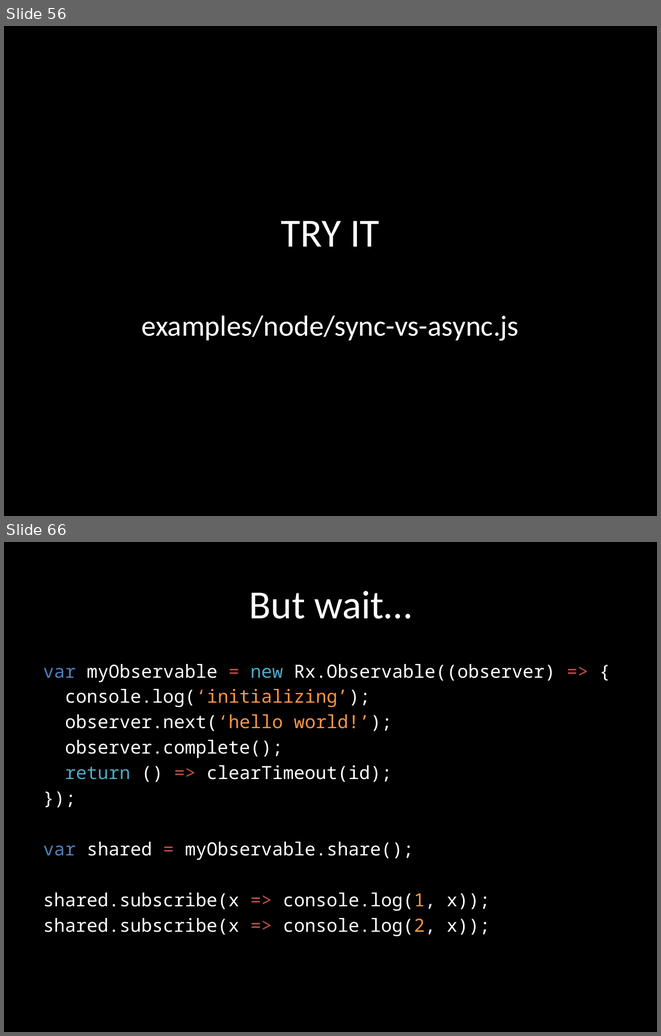
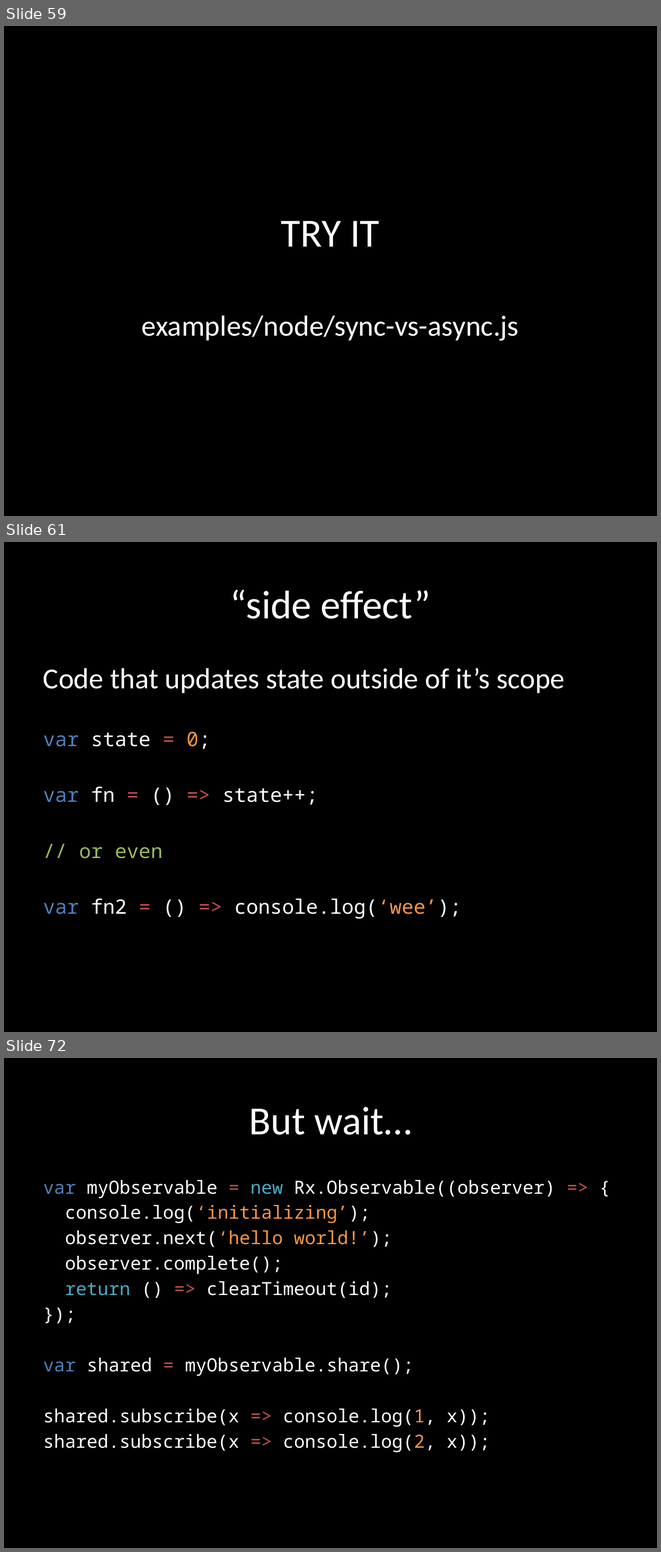
Before and after one commit to benlesh/rxjs-workshop-angular, a slide deck: rxjs-workshop.pptx. Shown one above the other, each under a label of ours: slides 56 and 66 before the commit, slides 59, 61 and 72 after it; the slides between them are not shown. The pictures are 661x1036 and 661x1552 pixels, drawn with LibreOffice and Linux fonts; fonts in the diff are those of the drawing. Boxes give left, top, right and bottom in pixels: in the first picture for what was removed or moved away, otherwise in the second. Text is boxed around its words. In the diff, an @@ line names an element or a change of style, - is before the commit and + after.

```diff
--- a/rxjs-workshop.pptx
+++ b/rxjs-workshop.pptx
@@ slide 61 added at (4, 542, 657, 1032), background #000000 @@
@@ title added at (230, 590, 430, 619), 44 pt, text #FFFFFF @@
+“side effect”
@@ text added at (43, 668, 565, 919), 22 pt, text #FFFFFF @@
+Code that updates state outside of it’s scope
+var state = 0;
+var fn = () => state++;
+// or even
+var fn2 = () => console.log(‘wee’);
@@ what was slide 56 is now slide 59 @@
@@ what was slide 66 is now slide 72 @@
```
Also in this commit, not shown: 3 slides changed, 8 other slides added, 3 slides removed, 5 other files.
